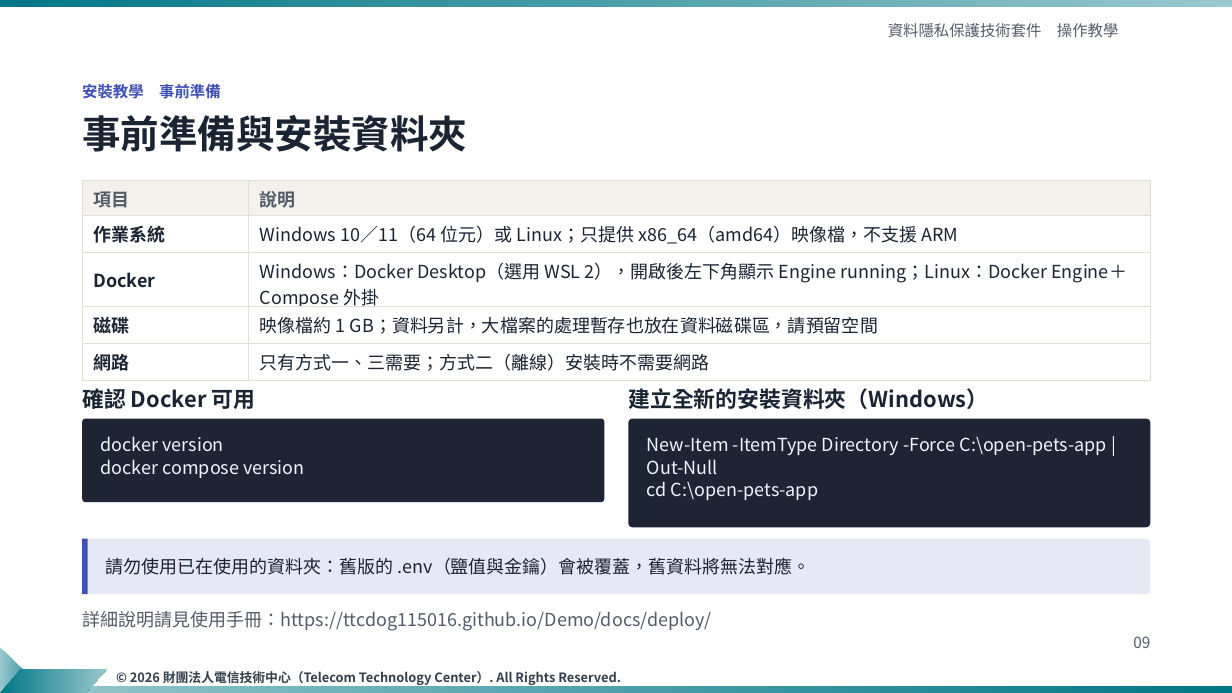
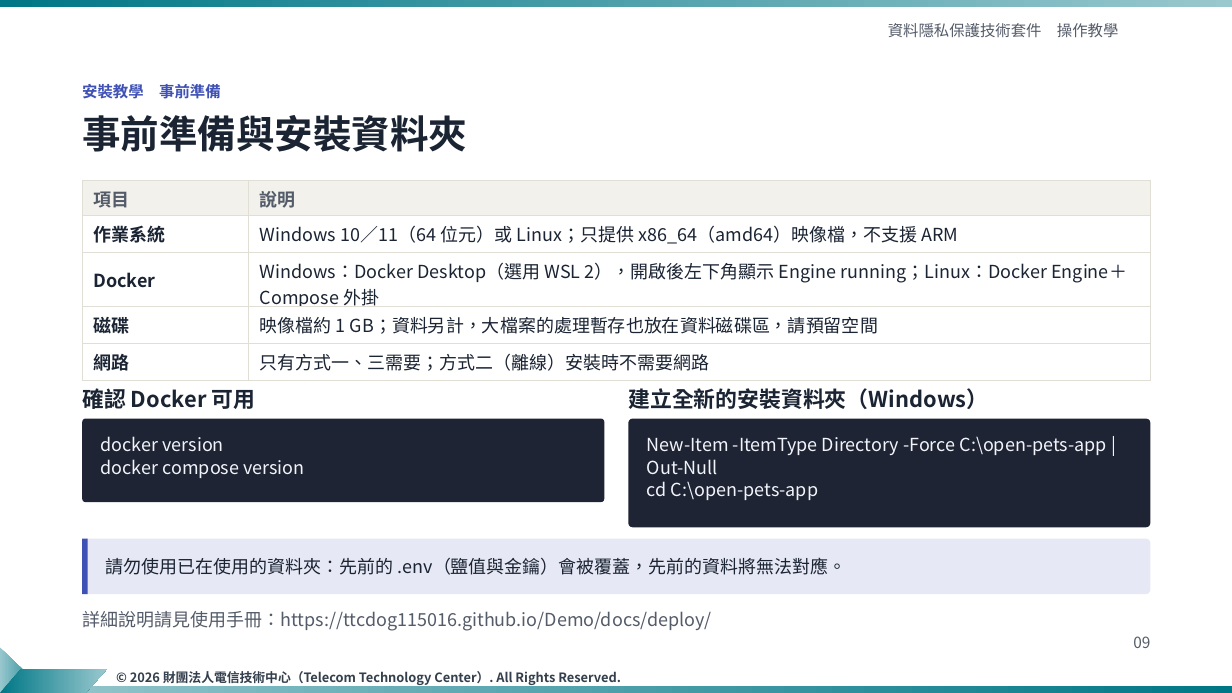
Before and after one commit to ttcdog115016/Demo, a slide deck: slide 9 of slides/資料隱私保護技術套件_操作教學_TTC樣板_v4.pptx. Drawn at 1232x693 pixels with LibreOffice and Linux fonts; fonts in the diff are those of the drawing; background and template pictures are left out. Boxes give left, top, right and bottom in pixels: in the first picture for what was removed or moved away, otherwise in the second. Text is boxed around its words. In the diff, an @@ line names an element or a change of style, - is before the commit and + after.

```diff
--- a/slides/資料隱私保護技術套件_操作教學_TTC樣板_v4.pptx
+++ b/slides/資料隱私保護技術套件_操作教學_TTC樣板_v4.pptx
@@ text at [105,557,847,575]: text changed @@
-請勿使用已在使用的資料夾：舊版的 .env（鹽值與金鑰）會被覆蓋，舊資料將無法對應。
+請勿使用已在使用的資料夾：先前的 .env（鹽值與金鑰）會被覆蓋，先前的資料將無法對應。
```
Also in this commit, not shown: 1 other slide changed, 5 other files.
